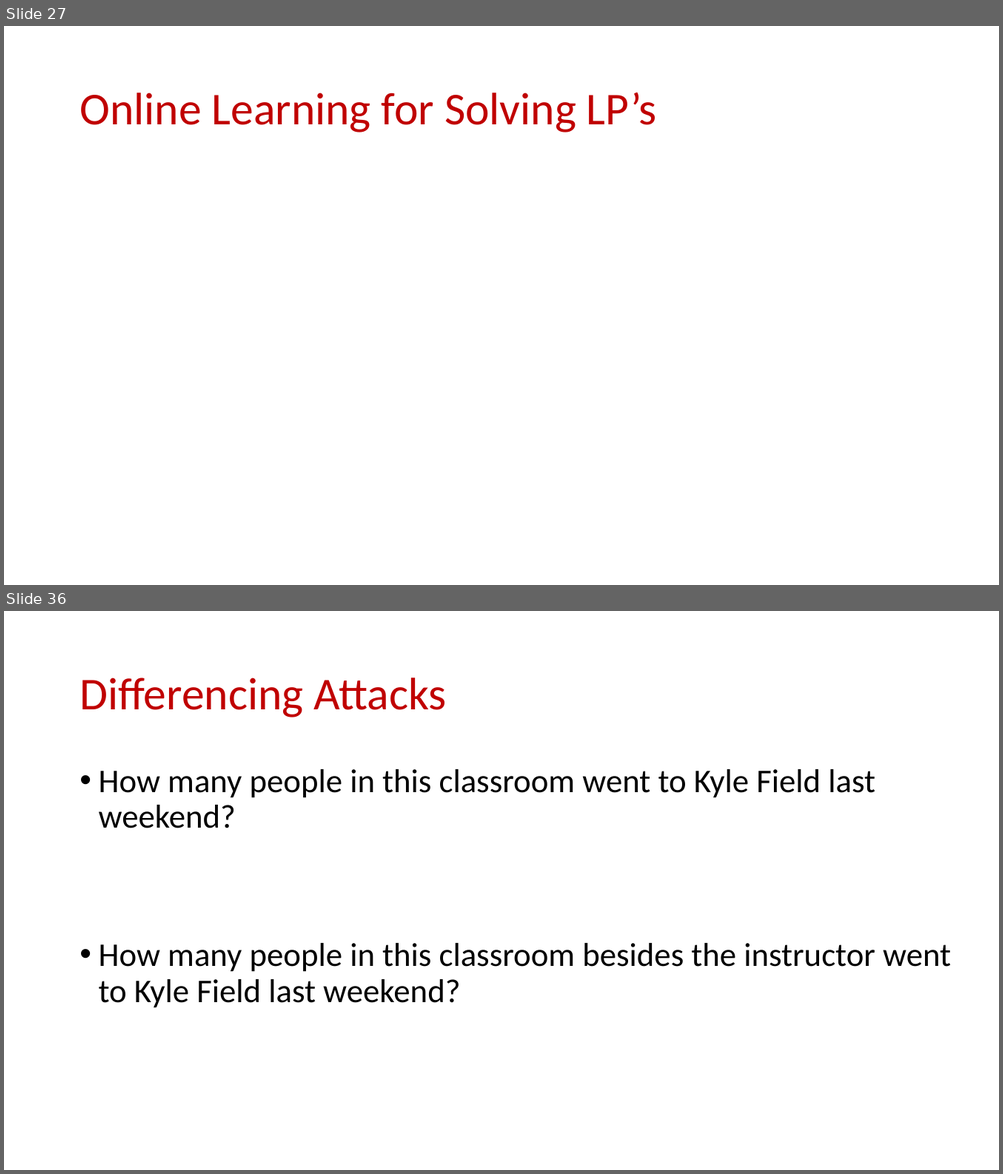
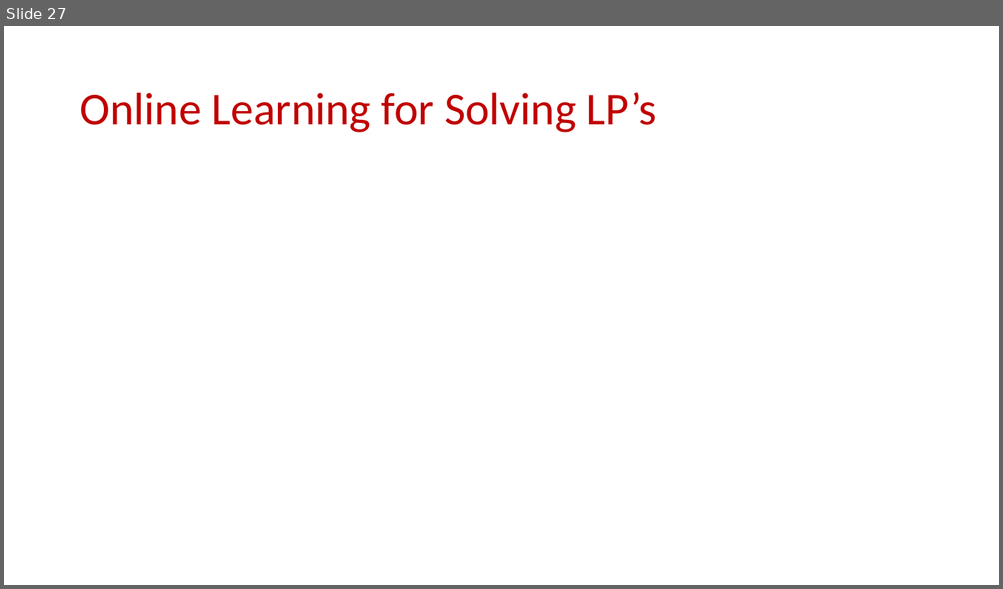
Before and after one commit to samsonzhou/samsonzhou.github.io, a slide deck: CSCE658-S24/L18.pptx. Shown one above the other, each under a label of ours: slides 27 and 36 before the commit, slide 27 after it; the slides between them are not shown. The pictures are 1003x1174 and 1003x589 pixels, drawn with LibreOffice and Linux fonts; fonts in the diff are those of the drawing; grey boxes stand for pictures. Boxes give left, top, right and bottom in pixels: in the first picture for what was removed or moved away, otherwise in the second. Text is boxed around its words. In the diff, an @@ line names an element or a change of style, - is before the commit and + after.

```diff
--- a/CSCE658-S24/L18.pptx
+++ b/CSCE658-S24/L18.pptx
@@ slide 36 removed at [4,611,999,1170], background #FFFFFF @@
@@ title removed at [79,678,446,718] @@
-Differencing Attacks
@@ text removed at [99,769,950,1008] @@
-• How many people in this classroom went to Kyle Field last weekend?
-• How many people in this classroom besides the instructor went to Kyle Field last weekend?
```
Also in this commit, not shown: 20 other slides removed, 7 other files.
